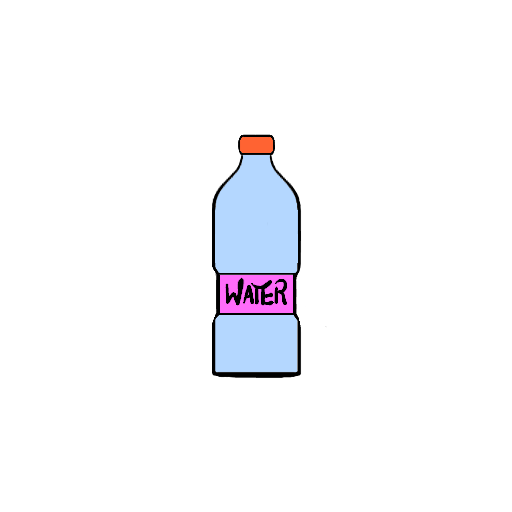
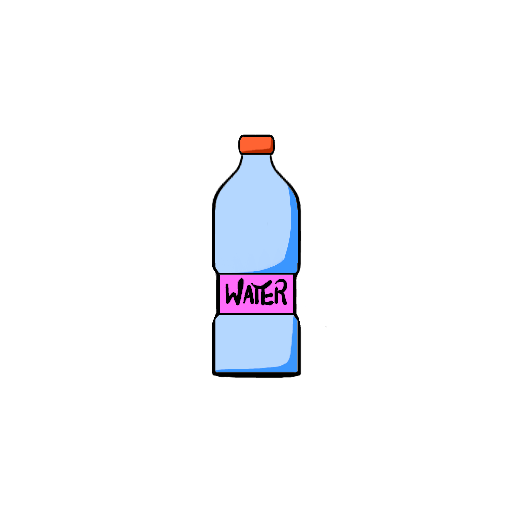
Two versions of the same layered image (w=512, h=512). Layer-by-layer changes:
painted on "Wklejona warstwa" over [294, 197, 298, 243]
painted on "Tło" over [215, 138, 298, 372]
